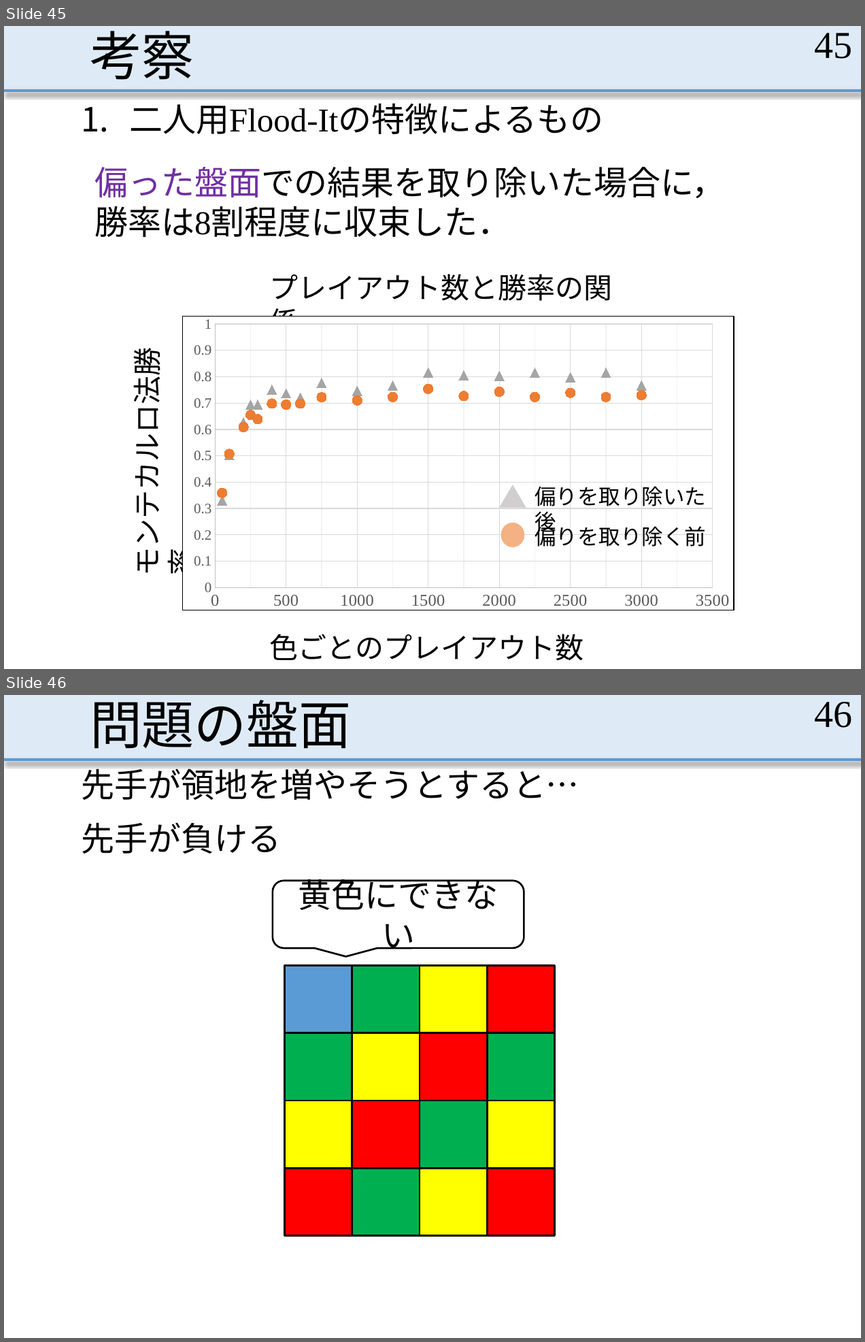
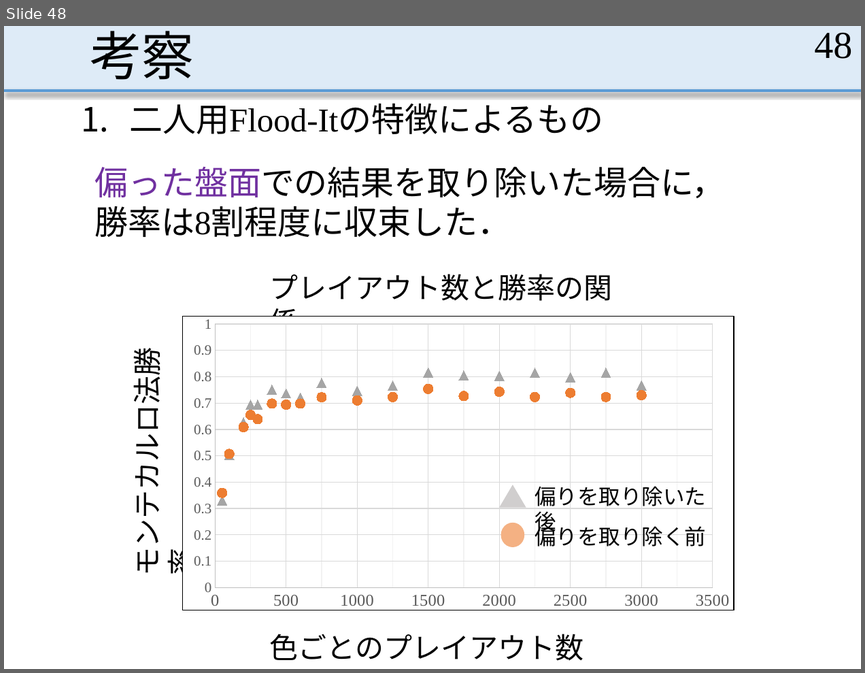
Before and after one commit to MasayaOda/SR, a slide deck: 190702oda.pptx. Shown one above the other, each under a label of ours: slides 45 and 46 before the commit, slide 48 after it. The pictures are 865x1342 and 865x673 pixels, drawn with LibreOffice and Linux fonts; fonts in the diff are those of the drawing. Boxes give left, top, right and bottom in pixels: in the first picture for what was removed or moved away, otherwise in the second. Text is boxed around its words. In the diff, an @@ line names an element or a change of style, - is before the commit and + after.

```diff
--- a/190702oda.pptx
+++ b/190702oda.pptx
@@ slide 46 removed at (x1=4, y1=695, x2=861, y2=1338), background #FFFFFF; not listed: 2 template elements that a slide beside it also shows @@
@@ title removed at (x1=90, y1=700, x2=351, y2=749) @@
-問題の盤面
@@ page number removed at (x1=814, y1=702, x2=852, y2=728) @@
-46
@@ text removed at (x1=81, y1=764, x2=579, y2=800) @@
-先手が領地を増やそうとすると…
@@ text removed at (x1=81, y1=822, x2=281, y2=853) @@
-先手が負ける
@@ rounded speech box removed at (x1=272, y1=880, x2=524, y2=948) @@
-黄色にできない
@@ rectangle removed at (x1=284, y1=966, x2=352, y2=1034) @@
@@ rectangle removed at (x1=352, y1=966, x2=419, y2=1034) @@
@@ rectangle removed at (x1=419, y1=966, x2=487, y2=1034) @@
@@ rectangle removed at (x1=487, y1=966, x2=555, y2=1034) @@
@@ rectangle removed at (x1=284, y1=1032, x2=352, y2=1100) @@
@@ rectangle removed at (x1=352, y1=1032, x2=419, y2=1100) @@
@@ rectangle removed at (x1=419, y1=1032, x2=487, y2=1100) @@
@@ rectangle removed at (x1=487, y1=1032, x2=555, y2=1100) @@
@@ rectangle removed at (x1=284, y1=1100, x2=352, y2=1168) @@
@@ rectangle removed at (x1=352, y1=1100, x2=419, y2=1168) @@
@@ rectangle removed at (x1=419, y1=1100, x2=487, y2=1168) @@
@@ rectangle removed at (x1=487, y1=1100, x2=555, y2=1168) @@
@@ rectangle removed at (x1=284, y1=1168, x2=352, y2=1236) @@
@@ rectangle removed at (x1=352, y1=1168, x2=419, y2=1236) @@
@@ rectangle removed at (x1=419, y1=1168, x2=487, y2=1236) @@
@@ rectangle removed at (x1=487, y1=1168, x2=555, y2=1236) @@
@@ what was slide 45 is now slide 48 @@
@@ page number at (x1=814, y1=32, x2=852, y2=59): text changed @@
-45
+48
```
Also in this commit, not shown: 4 slides changed, 3 slides added, 42 other slides removed.
